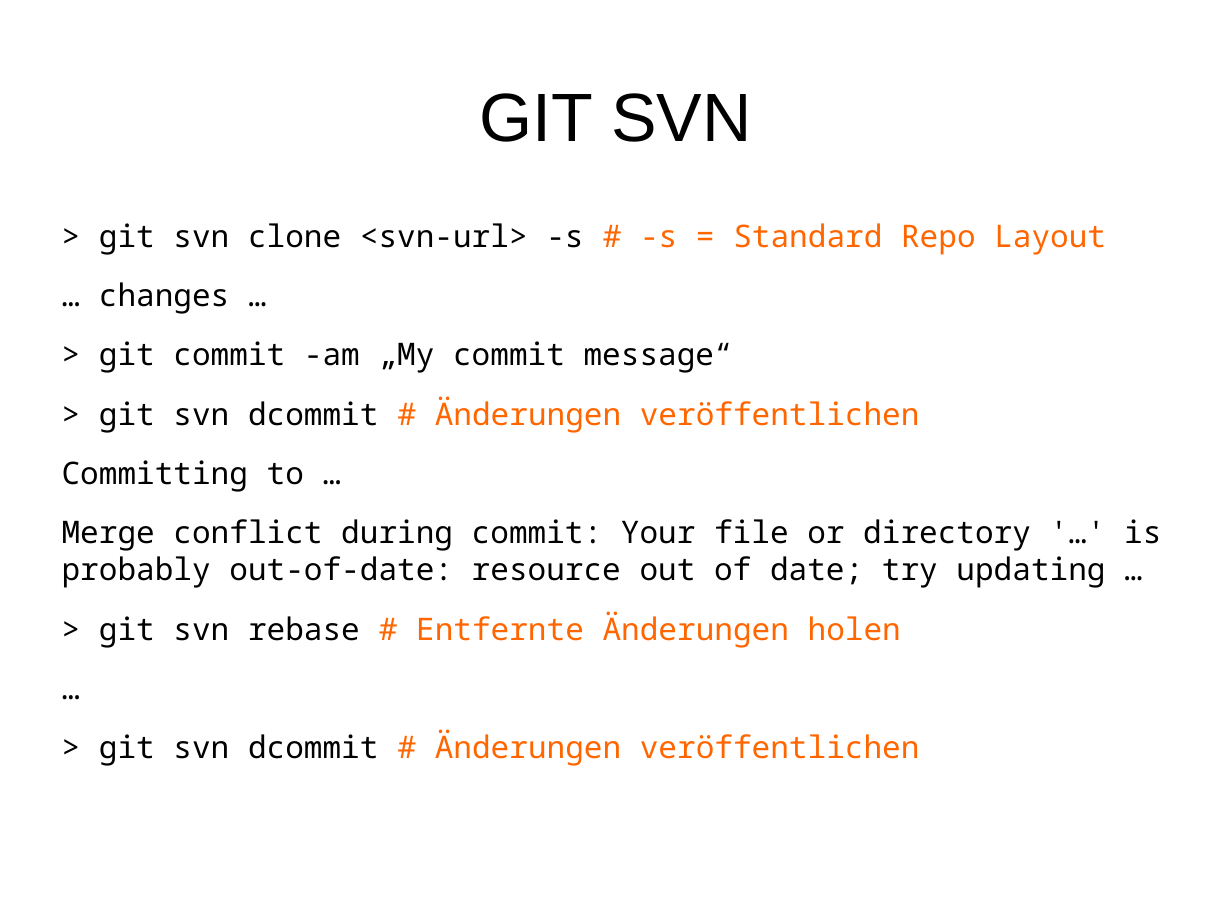
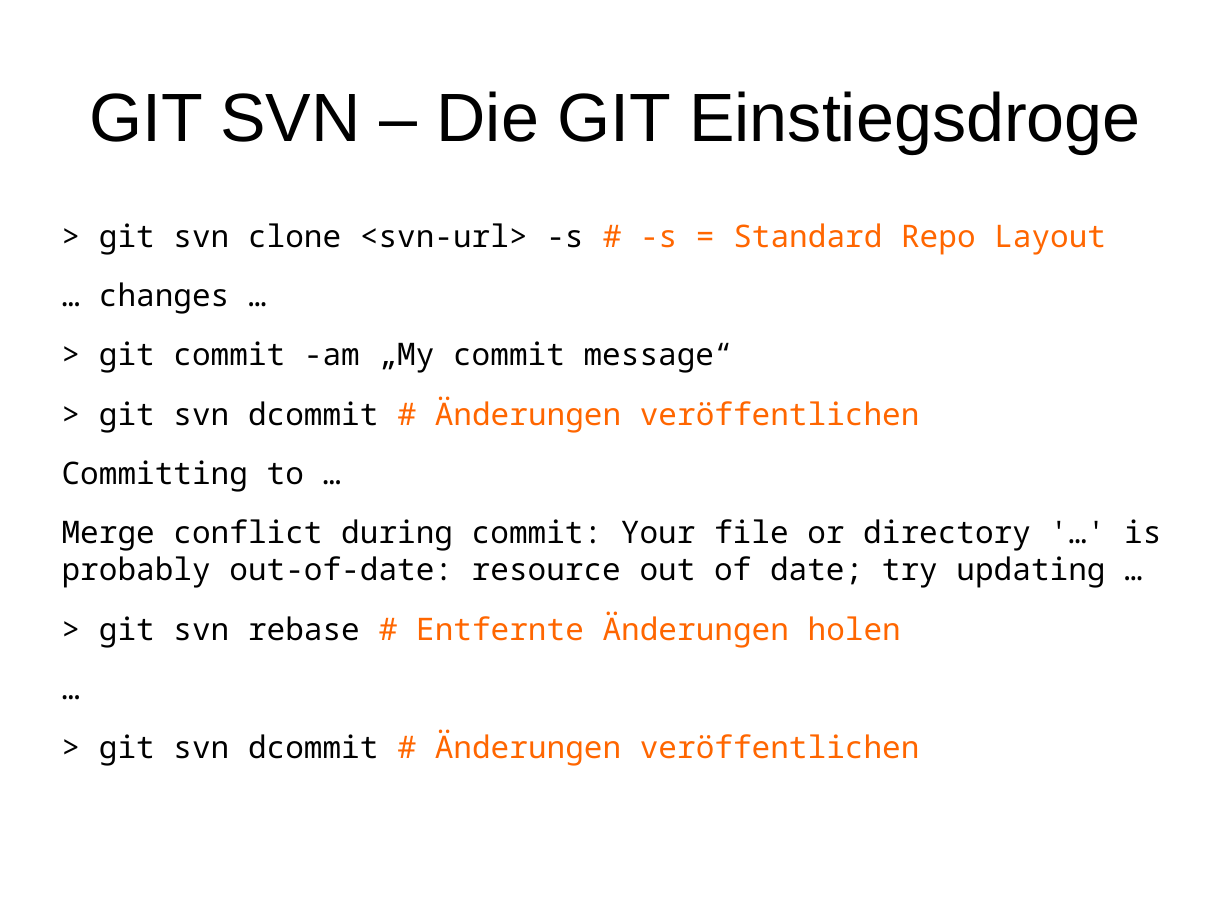
Before and after one commit to dhiller/presentations, a slide deck: slide 15 of Git Basics.odp (slide 14 before the commit). Drawn at 1232x924 pixels with LibreOffice and Linux fonts; fonts in the diff are those of the drawing. Boxes give left, top, right and bottom in pixels: in the first picture for what was removed or moved away, otherwise in the second. Text is boxed around its words. In the diff, an @@ line names an element or a change of style, - is before the commit and + after.

```diff
--- a/Git Basics.odp
+++ b/Git Basics.odp
@@ title at [89, 91, 1140, 153]: text changed @@
-GIT SVN
+GIT SVN – Die GIT Einstiegsdroge
```
Also in this commit, not shown: 5 other slides changed, 1 slide added, 1 other file.
